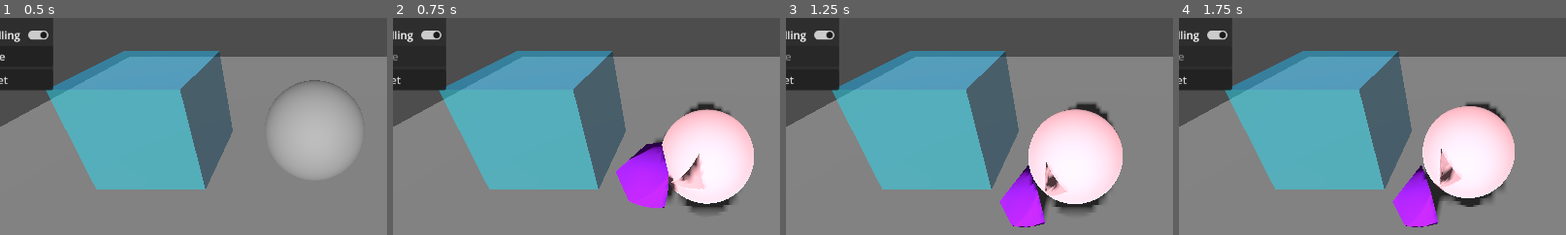
Above: before the commit, frames 1-4 (left to right).
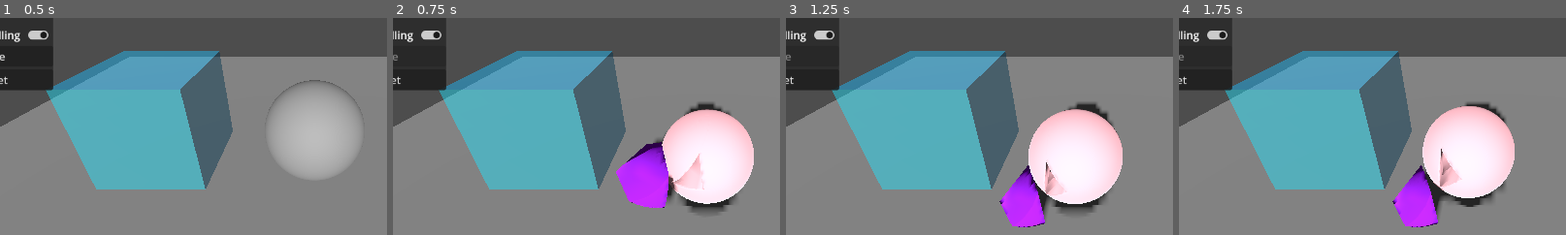
Above: after the commit, the same moments.

Repository: Rashnain/TER-2026
Game: Godot game, scene res://scenes/test.tscn
The game is run twice, just before and just after one commit, with the same random seed, the same clock (stepped at 60 frames per second) and the same inputs.
Inputs (mouse positions are % of the whole screen's width and height, from its top left):
- Up to frame 1 (0.5 s): no input
- Up to frame 2 (0.75 s): click "Slice" at 0.5 s
- Up to frame 3 (1.25 s): no input
- Up to frame 4 (1.75 s): click (10, 18) at 1.25 s
The pictures show only the part of the screen within x 9-59%, y 27-77%; the shares and areas given below are measured in that part.

Frame 1 is identical in both runs. In frame 2, 0.4% of the frame differs, in the area x 57-81%, y 58-88%; in frame 3, 0.4%; in frame 4, 0.4%.

Commit message:
opti: déduplication de point 1

Diff:
--- a/projet/ter/scripts/mesh_slicer.gd
+++ b/projet/ter/scripts/mesh_slicer.gd
@@ -91,6 +91,20 @@
 		PieceCreator.fill_cut_hole(st_left, intersection_points, plane)
 		PieceCreator.fill_cut_hole(st_right, intersection_points, -plane)
 	else:
+		var mdt2 = MeshDataTool.new()
+		var array = st_left.commit_to_arrays()
+		var arr_mesh = ArrayMesh.new()
+		arr_mesh.add_surface_from_arrays(Mesh.PRIMITIVE_TRIANGLES, array)
+		mdt2.create_from_surface(arr_mesh, 0)
+		var deduplicated_indexes: PackedInt32Array
+		var deduplicated_points: PackedVector3Array
+		print("point avant déduplication = ", mdt2.get_vertex_count())
+		for v in range(mdt2.get_vertex_count()):
+			var vertex := mdt2.get_vertex(v)
+			if vertex not in deduplicated_points:
+				deduplicated_indexes.append(v)
+				deduplicated_points.append(vertex)
+		print("point après déduplication = ", deduplicated_points.size())
 		for i in range(0, len(clip_indices), 3):
 			start = Time.get_ticks_msec()
 			#i = 2 * 3
@@ -102,15 +116,9 @@
 			#print("normal = ", normal)
 			var plane2 = Plane(normal, triangle[0])
 			intersection_points.clear()
-			var mdt2 = MeshDataTool.new()
-			var array = st_left.commit_to_arrays()
-			var arr_mesh = ArrayMesh.new()
-			arr_mesh.add_surface_from_arrays(Mesh.PRIMITIVE_TRIANGLES, array)
-			mdt2.create_from_surface(arr_mesh, 0)
 			#var mean = (triangle[2] + triangle[1] + triangle[2]) / 3
 			#print("points = ", mdt2.get_vertex_count())
-			# TODO dé-dupliquer les points (pour améliorer les perfs)
-			for p in range(mdt2.get_vertex_count()):
+			for p in deduplicated_indexes:
 				#print(ClipPolygon.distance_to_triangle(mdt2.get_vertex(p), triangle))
 				#if abs(Plane(normal, mean).distance_to(mdt2.get_vertex(p))) < 0.001 \
 					#&& ClipPolygon.distance_to_triangle(mdt2.get_vertex(p), triangle) < 0.001:
--- a/projet/ter/scripts/slicer.gd
+++ b/projet/ter/scripts/slicer.gd
@@ -104,8 +104,6 @@
 	else:
 		point_sampler.sample_aabb(voronoi_points, nb_points)
 		visualizer.show_points(voronoi_points)
-	var delta := Time.get_ticks_msec() - start
-	print("avant slice_object = ", delta, " ms")
 
 	dt.insert_points(voronoi_points)
 	var nb_violations = dt.verify()
@@ -114,6 +112,9 @@
 	visualizer.show_tetrahedralization2(dt, points_node)
 	visualizer.show_points_3d(dt.get_circumcenters(), dt.color_cc, points_node)
 	#visualizer.show_tetrahedralization(voronoi_points, voronoi_fracture, self)
+
+	var delta := Time.get_ticks_msec() - start
+	print("avant slice_object = ", delta, " ms")
 	start = Time.get_ticks_msec()
 	mesh_slicer.slice_object(original_mesh_instance, voronoi_points, depth, piece_creator)
 	delta = Time.get_ticks_msec() - start
